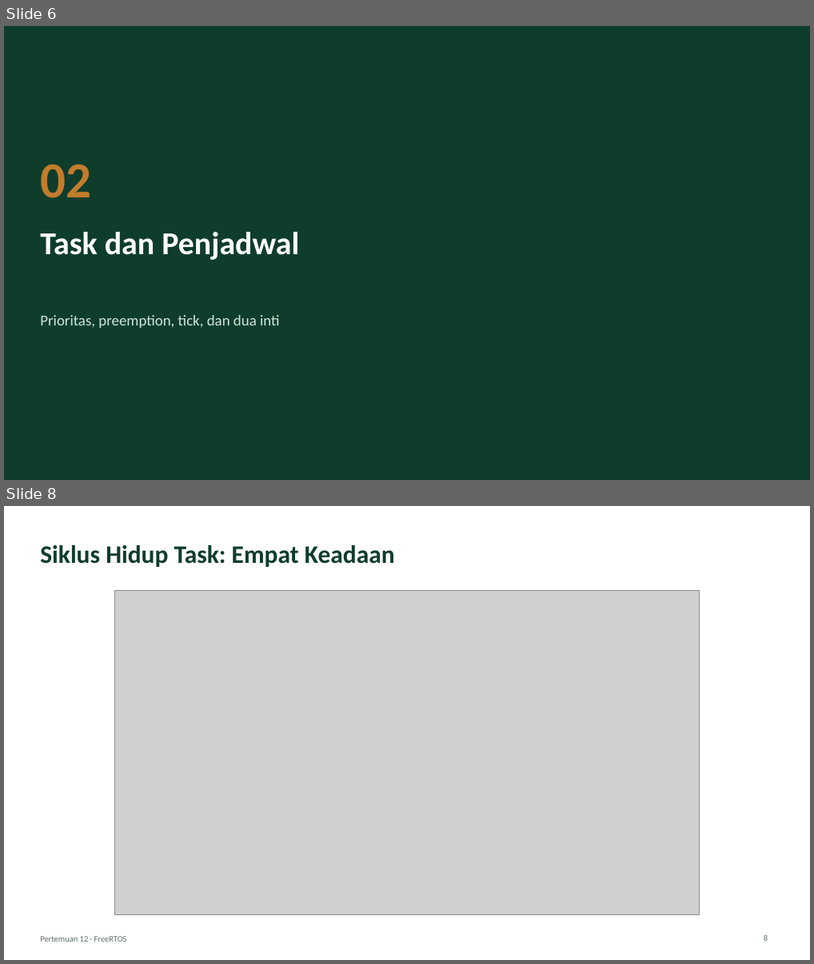
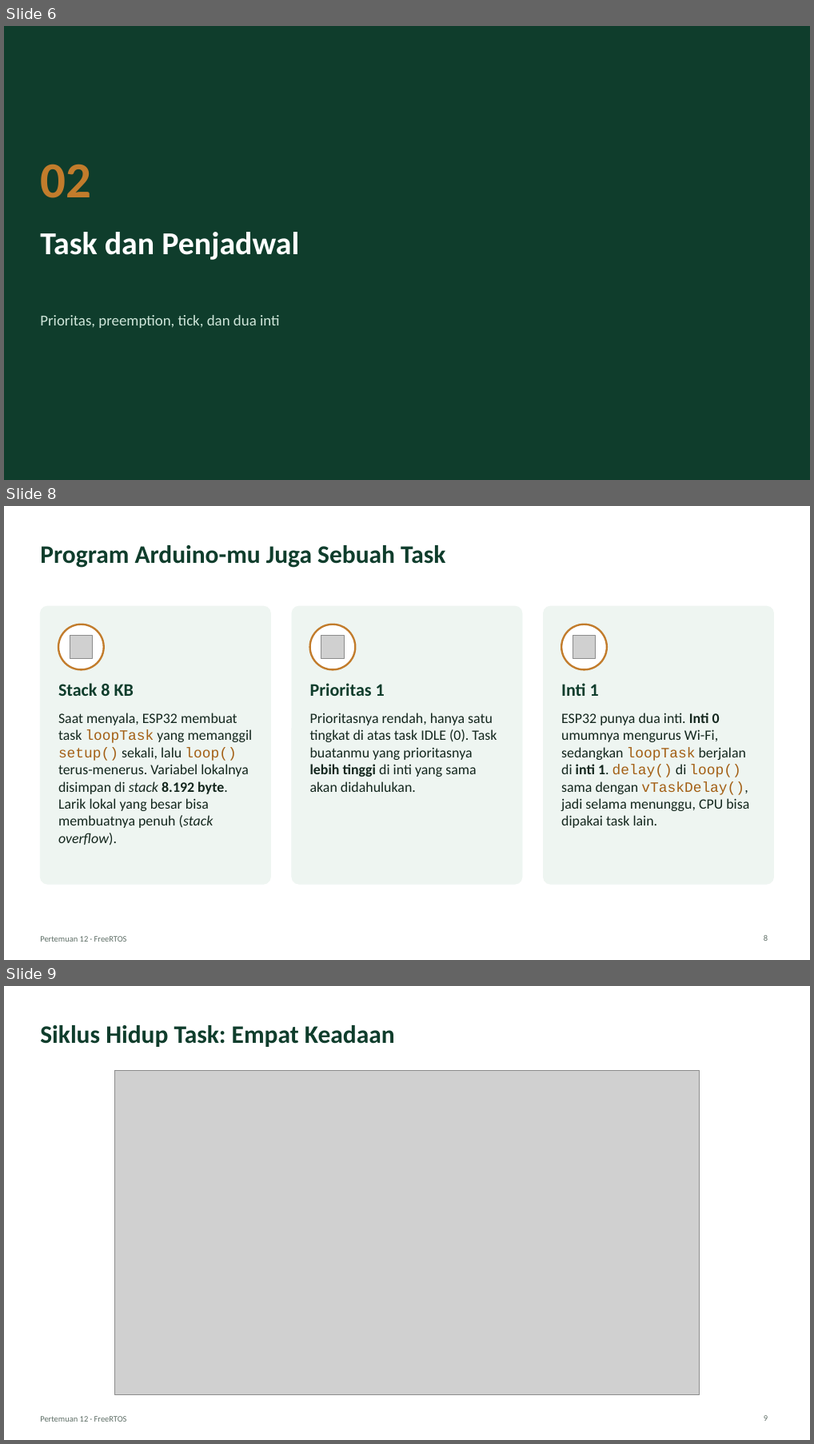
Before and after one commit to antonprafanto/embeddedsystem, a slide deck: slide/pptx/P12-FreeRTOS.pptx. Shown one above the other, each under a label of ours: slides 6 and 8 before the commit, slides 6, 8 and 9 after it; the slides between them are not shown. The pictures are 814x964 and 814x1444 pixels, drawn with LibreOffice and Linux fonts; fonts in the diff are those of the drawing; grey boxes stand for pictures; background and template pictures are left out. Boxes give left, top, right and bottom in pixels: in the first picture for what was removed or moved away, otherwise in the second. Text is boxed around its words. In the diff, an @@ line names an element or a change of style, - is before the commit and + after.

```diff
--- a/slide/pptx/P12-FreeRTOS.pptx
+++ b/slide/pptx/P12-FreeRTOS.pptx
@@ slide 8 added at box(4, 506, 810, 960), background #FFFFFF; not listed: 1 template element that a slide beside it also shows @@
@@ title added at box(40, 545, 446, 568), 30 pt, text #0F3D2C, bold @@
+Program Arduino-mu Juga Sebuah Task
@@ rounded rectangle added at box(40, 606, 270, 884), fill #EEF5F1, outline #EEF5F1 0.75 pt @@
@@ ellipse added at box(58, 624, 104, 669), fill #FFFFFF, outline #C27C2C 2.25 pt @@
@@ rounded rectangle added at box(292, 606, 522, 884), fill #EEF5F1, outline #EEF5F1 0.75 pt @@
@@ ellipse added at box(310, 624, 355, 669), fill #FFFFFF, outline #C27C2C 2.25 pt @@
@@ rounded rectangle added at box(544, 606, 774, 884), fill #EEF5F1, outline #EEF5F1 0.75 pt @@
@@ ellipse added at box(562, 624, 607, 669), fill #FFFFFF, outline #C27C2C 2.25 pt @@
@@ picture added at box(70, 636, 93, 659) @@
@@ picture added at box(322, 636, 345, 659) @@
@@ picture added at box(574, 636, 596, 659) @@
@@ text added at box(58, 683, 134, 696), 21 pt, text #0F3D2C, bold @@
+Stack 8 KB
@@ text added at box(310, 683, 385, 696), 21 pt, text #0F3D2C, bold @@
+Prioritas 1
@@ text added at box(562, 683, 599, 696), 21 pt, text #0F3D2C, bold @@
+Inti 1
@@ text added at box(58, 712, 253, 845), 17 pt, text #13261D @@
+Saat menyala, ESP32 membuat task loopTask yang memanggil setup() sekali, lalu loop() terus-menerus. Variabel lokalnya disimpan di stack 8.192 byte. Larik lokal yang besar bisa membuatnya penuh (stack overflow).
@@ text added at box(310, 712, 497, 792), 17 pt, text #13261D @@
+Prioritasnya rendah, hanya satu tingkat di atas task IDLE (0). Task buatanmu yang prioritasnya lebih tinggi di inti yang sama akan didahulukan.
@@ text added at box(562, 712, 750, 828), 17 pt, text #13261D @@
+ESP32 punya dua inti. Inti 0 umumnya mengurus Wi-Fi, sedangkan loopTask berjalan di inti 1. delay() di loop() sama dengan vTaskDelay(), jadi selama menunggu, CPU bisa dipakai task lain.
@@ page number added at box(764, 935, 768, 940), 10 pt, text #5F6F67 @@
+8
@@ what was slide 8 is now slide 9 @@
```
Also in this commit, not shown: 2 slides changed, 27 other files.
